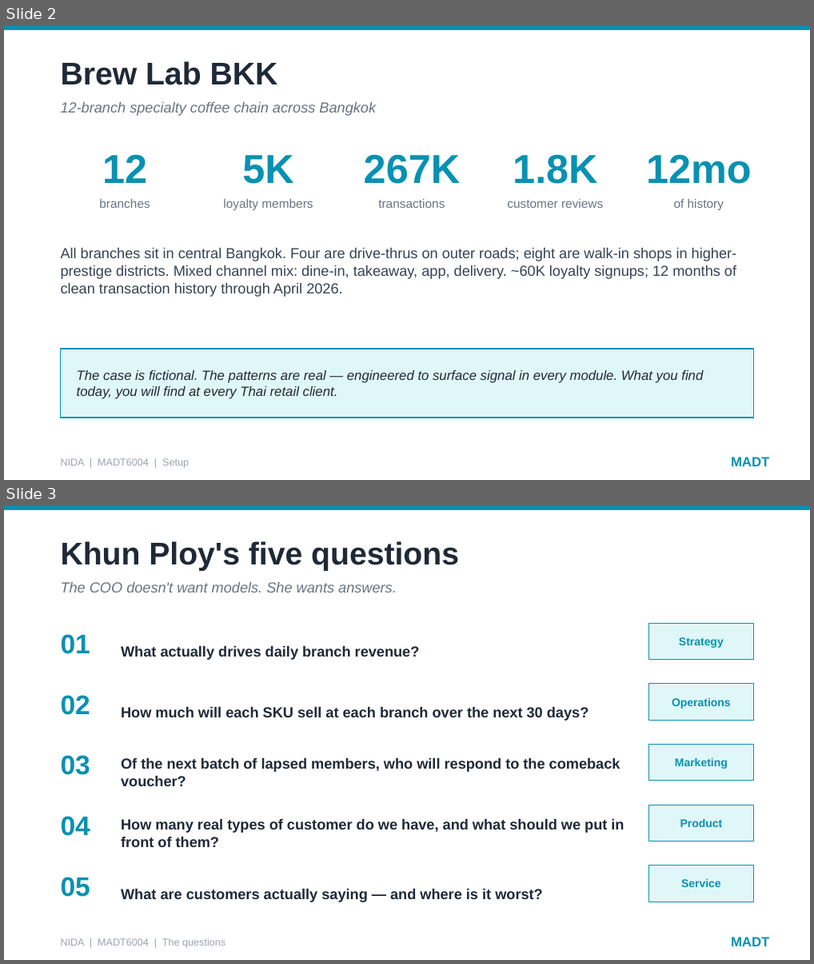
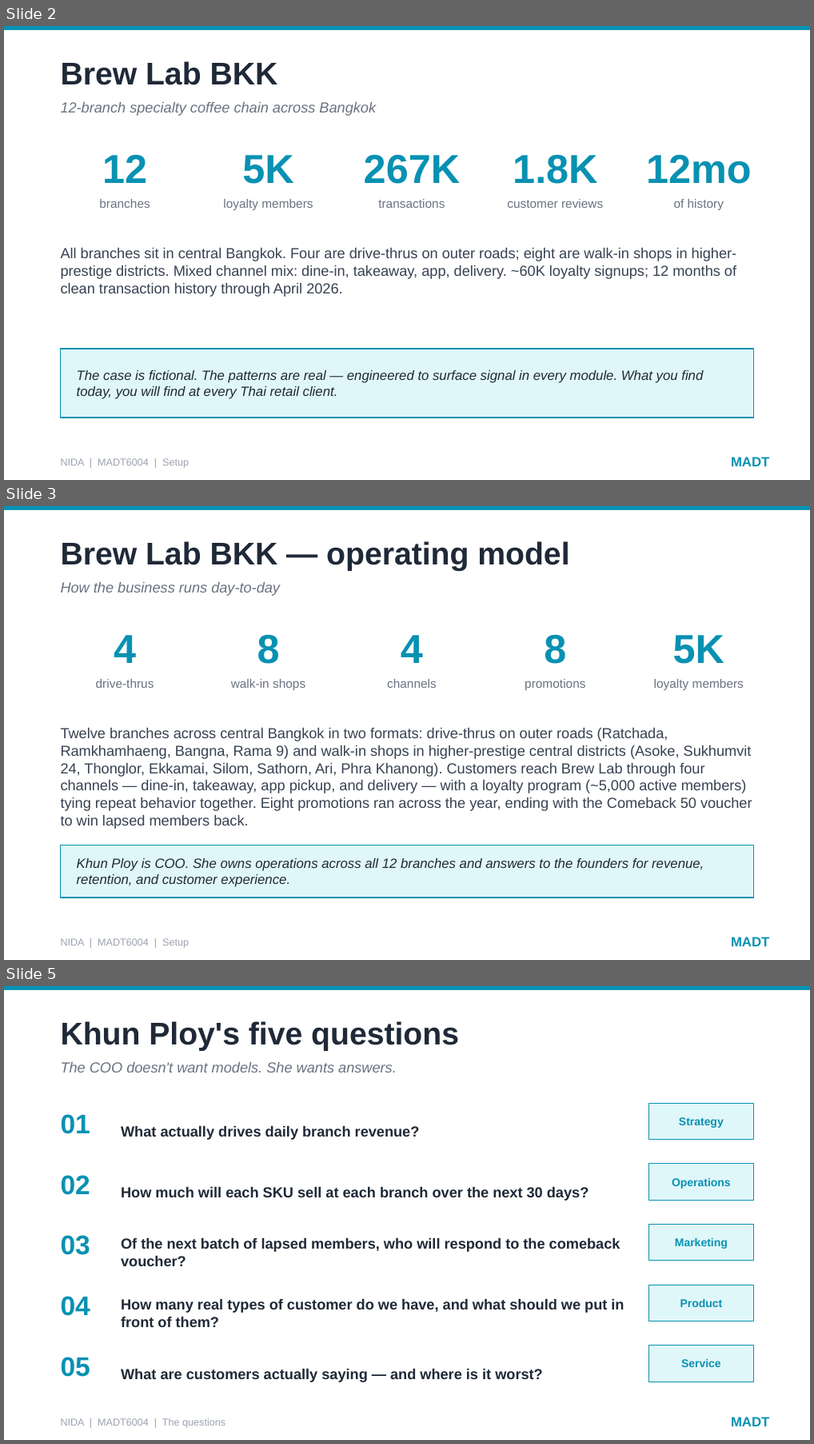
Before and after one commit to thanachart/MADT6004, a slide deck: Integrated Data Analytics Exercise/slides/MADT6004_Wrap_Up_Session.pptx. Shown one above the other, each under a label of ours: slides 2 and 3 before the commit, slides 2, 3 and 5 after it; the slides between them are not shown. The pictures are 814x964 and 814x1444 pixels, drawn with LibreOffice and Linux fonts; fonts in the diff are those of the drawing. Boxes give left, top, right and bottom in pixels: in the first picture for what was removed or moved away, otherwise in the second. Text is boxed around its words. In the diff, an @@ line names an element or a change of style, - is before the commit and + after.

```diff
--- a/Integrated Data Analytics Exercise/slides/MADT6004_Wrap_Up_Session.pptx
+++ b/Integrated Data Analytics Exercise/slides/MADT6004_Wrap_Up_Session.pptx
@@ slide 3 added at [4, 506, 810, 960], background #FFFFFF @@
@@ rectangle added at [4, 506, 810, 510], fill #0891B2 @@
@@ text added at [61, 541, 570, 571], 28 pt, text #1F2937, bold @@
+Brew Lab BKK — operating model
@@ text added at [61, 582, 280, 596], 13 pt, text #6B7280, italic @@
+How the business runs day-to-day
@@ text added at [114, 635, 136, 663], 36 pt, text #0891B2, bold @@
+4
@@ text added at [258, 634, 280, 664], 36 pt, text #0891B2, bold @@
+8
@@ text added at [401, 635, 423, 663], 36 pt, text #0891B2, bold @@
+4
@@ text added at [544, 634, 566, 664], 36 pt, text #0891B2, bold @@
+8
@@ text added at [674, 635, 725, 664], 36 pt, text #0891B2, bold @@
+5K
@@ text added at [96, 679, 154, 688], 11 pt, text #6B7280 @@
+drive-thrus
@@ text added at [231, 679, 306, 690], 11 pt, text #6B7280 @@
+walk-in shops
@@ text added at [387, 679, 437, 688], 11 pt, text #6B7280 @@
+channels
@@ text added at [525, 679, 586, 690], 11 pt, text #6B7280 @@
+promotions
@@ text added at [654, 679, 744, 690], 11 pt, text #6B7280 @@
+loyalty members
@@ text added at [61, 727, 753, 828], 13 pt, text #374151 @@
+Twelve branches across central Bangkok in two formats: drive-thrus on outer roads (Ratchada, Ramkhamhaeng, Bangna, Rama 9) and walk-in shops in higher-prestige central districts (Asoke, Sukhumvit 24, Thonglor, Ekkamai, Silom, Sathorn, Ari, Phra Khanong). Customers reach Brew Lab through four channels — dine-in, takeaway, app pickup, and delivery — with a loyalty program (~5,000 active members) tying repeat behavior together. Eight promotions ran across the year, ending with the Comeback 50 voucher to win lapsed members back.
@@ rectangle added at [61, 844, 754, 897], fill #E0F7FA, outline #0891B2 1 pt @@
@@ text added at [77, 858, 704, 887], 12 pt, text #1F2937, italic @@
+Khun Ploy is COO. She owns operations across all 12 branches and answers to the founders for revenue, retention, and customer experience.
@@ text added at [731, 936, 770, 946], 12 pt, text #0891B2, bold @@
+MADT
@@ text added at [61, 938, 189, 948], 9 pt, text #9CA3AF @@
+NIDA | MADT6004 | Setup
@@ what was slide 3 is now slide 5 @@
```
Also in this commit, not shown: 1 other slide added.
